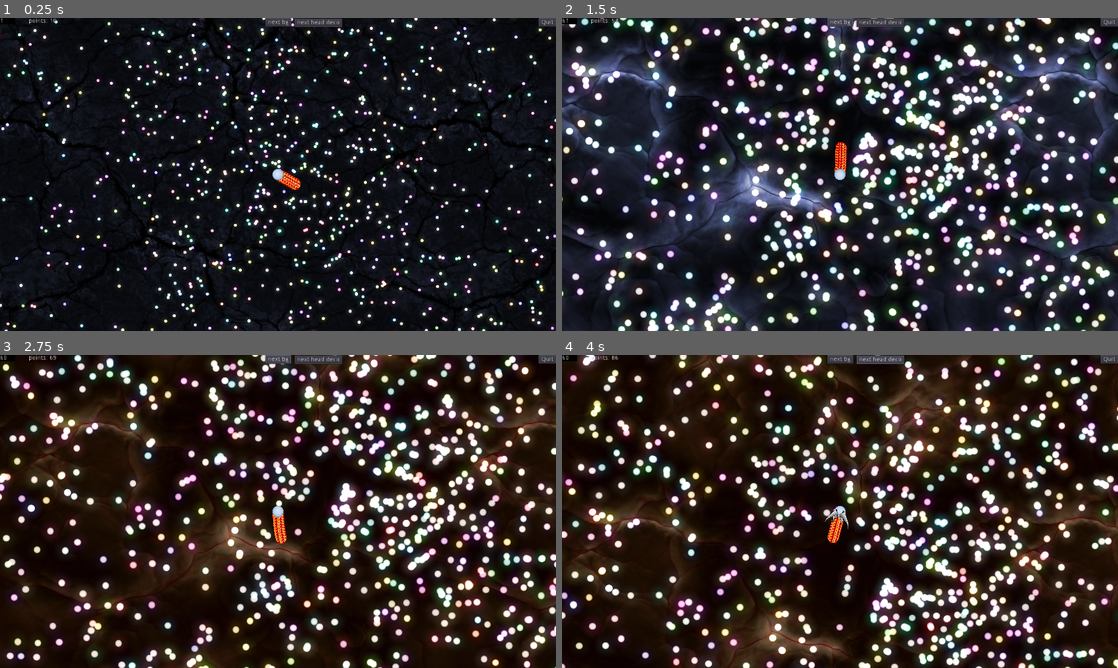
Above: before the commit, frames 1-4 (two rows, left to right).
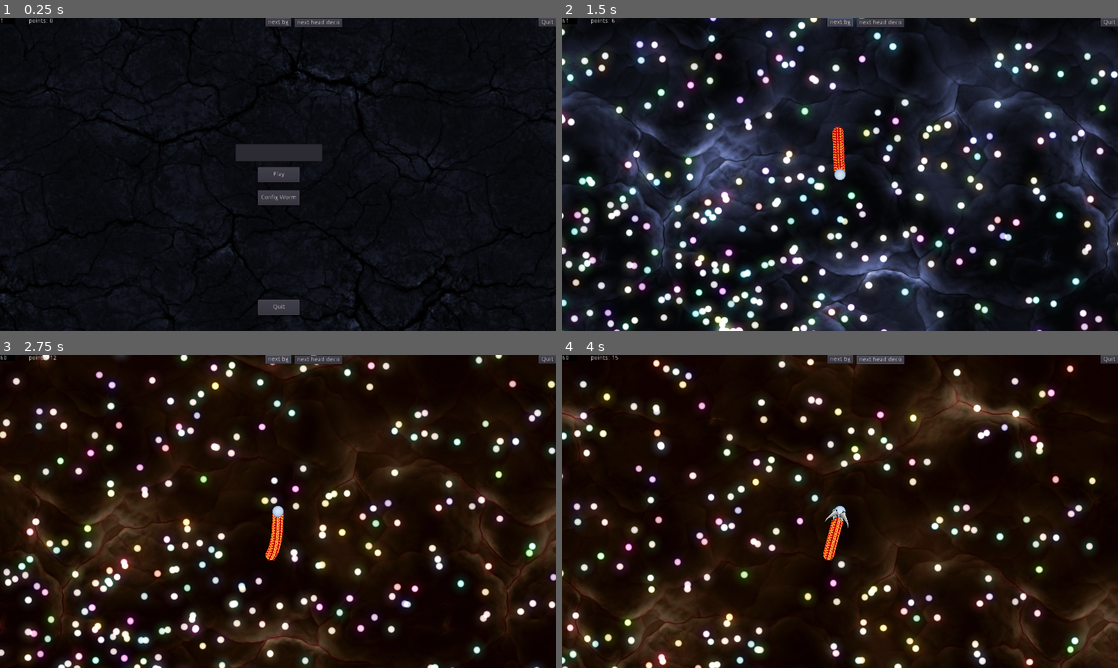
Above: after the commit, the same moments.

Repository: PostPollux/wriggly-worms
Game: Godot game, scene res://game.tscn
The game is run twice, just before and just after one commit, with the same random seed, the same clock (stepped at 60 frames per second) and the same inputs. The engine's default icon, where the game draws it, is replaced by a stand-in: a white triangle on a blue panel in a dark square.
Inputs (mouse positions are in pixels of both pictures, inside the frame that each line leads up to):
- Up to frame 1 (0.25 s): no input
- Up to frame 2 (1.5 s): click (840, 196) at 0.5 s, where only the run after the commit has a clickable "Config Worm"; click "next bg" at 1.25 s
- Up to frame 3 (2.75 s): click "next bg" at 2 s
- Up to frame 4 (4 s): click "next head deco" at 2.75 s; click "next head deco" at 3.5 s

The runs differ from the first frame. In frame 1, 11% of the frame differs, in the area x 0-100%, y 0-100%; in frame 2, 54%; in frame 3, 44%; in frame 4, 44%.

Commit message:
bunch of changes
- Added a main menu
- worms now drop food with turbo and shrink
- fixes and refactoring

Diff:
--- a/Debug/DebugOverlay.gd
+++ b/Debug/DebugOverlay.gd
@@ -14,7 +14,7 @@
 # Called every frame. 'delta' is the elapsed time since the previous frame.
 func _process(delta: float) -> void:
 	FPSLabel.text = String(Engine.get_frames_per_second())
-	points.text = String(GameManager.Game.get_node("Worm").worm_points)
+	points.text = String(GameManager.current_points)
 
 
 func _on_Button_pressed() -> void:
@@ -26,4 +26,4 @@
 
 
 func _on_Button3_pressed() -> void:
-	GameManager.Game.get_node("Worm/Head/Sprite/DecoSwitcher").activate_next()
+	GameManager.own_worm.get_node("Head/Sprite/DecoSwitcher").activate_next()
--- a/GameManager.gd
+++ b/GameManager.gd
@@ -3,9 +3,14 @@
 ### PRELOAD RESOURCES
 var FoodRes = preload("res://Food/GlowingFood.tscn")
 var SegmentRes = preload("res://Worms/Segment.tscn")
+var WormRes = preload("res://Worms/Worm.tscn")
 
 
-var points : int = 20
+var current_points : int = 20
+var game_running : bool = false
+
+
+var own_worm : Node2D
 
 var Game : wriggly_worms
 
@@ -17,3 +22,9 @@
 
 	# set Game varibale
 	Game = get_tree().root.get_node("Game")
+
+
+
+func _process(delta: float) -> void:
+	if is_instance_valid(own_worm):
+		current_points = own_worm.worm_points
--- /dev/null
+++ b/Gui/GUI.tscn
@@ -0,0 +1,17 @@
+[gd_scene load_steps=2 format=2]
+
+[ext_resource path="res://Gui/MainMenu.tscn" type="PackedScene" id=1]
+
+[node name="GUI" type="Control"]
+anchor_right = 1.0
+anchor_bottom = 1.0
+margin_left = 1.99561
+margin_top = -0.104828
+margin_right = 1.99561
+margin_bottom = -0.104858
+mouse_filter = 2
+__meta__ = {
+"_edit_use_anchors_": false
+}
+
+[node name="MainMenu" parent="." instance=ExtResource( 1 )]
--- /dev/null
+++ b/Gui/MainMenu.gd
@@ -0,0 +1,29 @@
+extends Control
+
+class_name WWMainMenu
+
+# Declare member variables here. Examples:
+# var a: int = 2
+# var b: String = "text"
+
+
+# Called when the node enters the scene tree for the first time.
+func _ready() -> void:
+	pass # Replace with function body.
+
+
+# Called every frame. 'delta' is the elapsed time since the previous frame.
+#func _process(delta: float) -> void:
+#	pass
+
+
+func _on_Play_Button_pressed() -> void:
+	GameManager.game_running = true
+	GameManager.Game.Map.generate_initial_food(1000)
+	GameManager.Game.Map.add_worm_at_random_position()
+
+	self.visible = false
+
+
+func _on_Exit_Button_pressed() -> void:
+	get_tree().quit()
--- /dev/null
+++ b/Gui/MainMenu.tscn
@@ -0,0 +1,70 @@
+[gd_scene load_steps=2 format=2]
+
+[ext_resource path="res://Gui/MainMenu.gd" type="Script" id=1]
+
+[node name="MainMenu" type="Control"]
+anchor_right = 1.0
+anchor_bottom = 1.0
+mouse_filter = 2
+script = ExtResource( 1 )
+__meta__ = {
+"_edit_use_anchors_": false
+}
+
+[node name="Play Button" type="Button" parent="."]
+anchor_left = 0.5
+anchor_top = 0.5
+anchor_right = 0.5
+anchor_bottom = 0.5
+margin_left = -48.0
+margin_top = -17.0
+margin_right = 48.0
+margin_bottom = 18.0
+text = "Play"
+__meta__ = {
+"_edit_use_anchors_": false
+}
+
+[node name="Config Button" type="Button" parent="."]
+anchor_left = 0.5
+anchor_top = 0.5
+anchor_right = 0.5
+anchor_bottom = 0.5
+margin_left = -48.0
+margin_top = 36.0735
+margin_right = 48.0
+margin_bottom = 71.0735
+text = "Config Worm"
+__meta__ = {
+"_edit_use_anchors_": false
+}
+
+[node name="Exit Button" type="Button" parent="."]
+anchor_left = 0.5
+anchor_top = 1.0
+anchor_right = 0.5
+anchor_bottom = 1.0
+margin_left = -48.0
+margin_top = -71.5543
+margin_right = 48.0
+margin_bottom = -36.5543
+text = "Quit"
+__meta__ = {
+"_edit_use_anchors_": false
+}
+
+[node name="TextEdit" type="TextEdit" parent="."]
+anchor_left = 0.5
+anchor_top = 0.5
+anchor_right = 0.5
+anchor_bottom = 0.5
+margin_left = -100.0
+margin_top = -70.0
+margin_right = 100.0
+margin_bottom = -30.0
+__meta__ = {
+"_edit_use_anchors_": false
+}
+[connection signal="pressed" from="Play Button" to="." method="_on_Play_Button_pressed"]
+[connection signal="pressed" from="Config Button" to="." method="_on_Play_Button_pressed"]
+[connection signal="pressed" from="Exit Button" to="." method="_on_Exit_Button_pressed"]
--- a/Map/Map.gd
+++ b/Map/Map.gd
@@ -7,6 +7,7 @@
 ### ONREADY VARIABLES
 onready var MapSwitcher = $MapSwitcher
 onready var AllFood : Node2D = $"AllFood"
+onready var Worms : Node2D = $"Worms"
 
 ### EXPORTED VARIABLES
 
@@ -18,7 +19,7 @@
 
 # Called when the node enters the scene tree for the first time.
 func _ready() -> void:
-	generate_initial_food(2000)
+	pass
 
 
 
@@ -39,6 +40,13 @@
 			add_food_at_random_position_square()
 
 		iterator = (iterator + 1) % 2
+
+
+func add_food_at_position(points : int, position : Vector2):
+	var Food = GameManager.FoodRes.instance()
+	Food.points = points
+	Food.position = self.position + position
+	AllFood.add_child(Food)
 
 
 # Distribution is not even. There will be more food in the middle then on the periphery
@@ -67,3 +75,19 @@
 func remove_all_food() -> void:
 	for child in AllFood.get_children():
 		child.queue_free()
+
+
+func remove_all_worms() -> void:
+	for Worm in Worms.get_children():
+		Worm.queue_free()
+
+
+func add_worm_at_random_position() -> void:
+
+	var Worm = GameManager.WormRes.instance()
+
+	var random_direction_vector : Vector2 = Vector2(randf() * 2 - 1, randf() * 2 - 1).normalized()
+
+	Worm.position = self.position + random_direction_vector * (randf() * (map_size / 3))
+
+	Worms.add_child(Worm)
--- a/Map/Map.tscn
+++ b/Map/Map.tscn
@@ -81,3 +81,5 @@
 region_rect = Rect2( 0, 0, 30000, 30000 )
 
 [node name="AllFood" type="Node2D" parent="."]
+
+[node name="Worms" type="Node2D" parent="."]
--- /dev/null
+++ b/Worms/ConfigWorm.gd
@@ -0,0 +1,21 @@
+extends Node2D
+
+class_name WWConfigWorm
+
+onready var WormToConfig = $"Worm"
+
+
+
+# Called when the node enters the scene tree for the first time.
+func _ready() -> void:
+
+	# remove the worm so it does not use any processing power
+	self.remove_child(WormToConfig)
+
+
+func show_worm() -> void:
+	self.add_child(WormToConfig)
+
+
+func hide_config_worm() -> void:
+	self.remove_child(WormToConfig)
--- /dev/null
+++ b/Worms/ConfigWorm.tscn
@@ -0,0 +1,13 @@
+[gd_scene load_steps=3 format=2]
+
+[ext_resource path="res://Worms/ConfigWorm.gd" type="Script" id=1]
+[ext_resource path="res://Worms/Worm.tscn" type="PackedScene" id=2]
+
+[node name="ConfigWorm" type="Node2D"]
+script = ExtResource( 1 )
+
+[node name="Worm" parent="." instance=ExtResource( 2 )]
+worm_start_segments = 50
+worm_scale = 2.0
+default_speed = 1.0
+camera_offset = Vector2( -300, 0 )
--- a/Worms/Head.gd
+++ b/Worms/Head.gd
@@ -6,7 +6,8 @@
 var last_movement_vector : Vector2
 var desired_movement_vector : Vector2
 
-var config_time : float = 0.0
+var running_time : float = 0.0
+var drop_time : float = 0.0
 
 
 
@@ -27,6 +28,8 @@
 
 	if is_instance_valid(Worm):
 
+		running_time += delta
+
 		match Worm.control_mode:
 
 			# controlled by you
@@ -36,19 +39,23 @@
 				var cam_zoom : float = 1 + (Worm.current_scale - 1) * 0.2
 				camera.zoom = Vector2(cam_zoom, cam_zoom)
 
-				if Input.is_action_pressed("turbo"):
+				if Input.is_action_pressed("turbo") and Worm.worm_points > 20:
+					drop_time += delta
 					current_speed = min(current_speed + Worm.acceleration, Worm.turbo_speed)
+					if drop_time > Worm.turbo_drop_interval:
+						drop_time = 0.0
+						Worm.drop_food_on_turbo()
 				else:
 					current_speed = max(current_speed - Worm.acceleration, Worm.default_speed)
 
 
-				desired_movement_vector = (get_global_mouse_position() - self.position ).normalized()
+				desired_movement_vector = (get_global_mouse_position() - self.global_position ).normalized()
 
 				var calculated_movement_vector : Vector2 = (last_movement_vector + ((Worm.default_worm_flexibility / Worm.current_scale *2) * 0.01  ) * desired_movement_vector).normalized()
 
 				last_movement_vector = calculated_movement_vector
 
-				self.look_at(self.position + calculated_movement_vector)
+				self.look_at(self.global_position + calculated_movement_vector)
 				self.position += calculated_movement_vector * current_speed
 
 				emit_signal("update_next_segment", last_movement_vector * -1)
@@ -56,7 +63,7 @@
 
 			# the movement the worm makes in the config menu
 			"config":
-				config_time += delta
+
 				self.scale = Vector2(Worm.current_scale, Worm.current_scale)
 				var cam_zoom : float = 1 + (Worm.current_scale - 1) * 0.2
 				camera.zoom = Vector2(cam_zoom, cam_zoom)
@@ -64,7 +71,7 @@
 				current_speed = max(current_speed - Worm.acceleration, Worm.default_speed)
 
 
-				desired_movement_vector = (Vector2 (10, sin(config_time * 2) * 4)).normalized()
+				desired_movement_vector = (Vector2 (10, sin(running_time * 2) * 4)).normalized()
 
 				var calculated_movement_vector : Vector2 = (last_movement_vector + ((Worm.default_worm_flexibility / Worm.current_scale *2) * 0.01  ) * desired_movement_vector).normalized()
 
--- a/Worms/Worm.gd
+++ b/Worms/Worm.gd
@@ -2,8 +2,8 @@
 
 
 
-var worm_points : float = 10
-export var worm_start_segments : int = 10
+var worm_points : float = 0
+export var worm_start_segments : int = 15
 export var worm_segment_distance : float = 6
 export var worm_3d_rotate_effect : bool = true
 
@@ -12,8 +12,11 @@
 export var turbo_speed : float = 9
 export var acceleration : float = 0.2
 export var default_worm_flexibility : float = 5
+export var turbo_drop_interval : float = 0.2
 
 export var camera_offset : Vector2 = Vector2(0,0)
+
+signal just_died
 
 # Control mode
 # player: controlled by you
@@ -35,25 +38,40 @@
 	current_scale = worm_scale
 	LastSegment = Head
 
+	if control_mode == "player":
+		GameManager.own_worm = self
+
 	for i in range(0, worm_start_segments):
 		add_segment()
 
 
 func eat_points(points : int) -> void:
 
-	if control_mode != "config":
-		worm_points += points
+	worm_points += points
 
-		worm_scale = 1 + float(worm_points) / 3500
+	worm_scale = 1 + float(worm_points) / 3500
 
-		ScaleTween.interpolate_property(self, "current_scale", current_scale, worm_scale,2.0,Tween.TRANS_CUBIC,Tween.EASE_OUT)
-		ScaleTween.start()
+	ScaleTween.interpolate_property(self, "current_scale", current_scale, worm_scale,2.0,Tween.TRANS_CUBIC,Tween.EASE_OUT)
+	ScaleTween.start()
 
-		var needed_segments = (worm_points / 10) / max(worm_scale, 1)
+	var needed_segments = (worm_points / 10) / max(worm_scale, 1)
 
-		if needed_segments > current_segment_count:
-			for i in range(0, needed_segments - current_segment_count):
-				add_segment()
+	if needed_segments + worm_start_segments > current_segment_count :
+		add_segment()
+
+
+func drop_food_on_turbo() -> void:
+	var food_value : int = int(worm_scale)
+	worm_points -= food_value
+	GameManager.Game.Map.add_food_at_position(food_value, LastSegment.global_position)
+
+	var needed_segments = (worm_points /10) / max(worm_scale, 1)
+
+	if current_segment_count > needed_segments + worm_start_segments:
+		var SegmentToDelete = LastSegment
+		LastSegment = LastSegment.PreviousSegment
+		current_segment_count -= 1
+		SegmentToDelete.queue_free()
 
 
 
@@ -79,6 +97,11 @@
 
 	LastSegment = Segment
 
-# Called every frame. 'delta' is the elapsed time since the previous frame.
-#func _process(delta: float) -> void:
-#	pass
+
+
+
+
+
+func die() -> void:
+	emit_signal("just_died")
+	self.queue_free()
--- a/game.gd
+++ b/game.gd
@@ -3,6 +3,8 @@
 class_name wriggly_worms
 
 onready var Map : WWMap = $"Map"
+onready var MainMenu : WWMainMenu = $"CanvasLayer/GUI/MainMenu"
+onready var ConfigWorm : WWConfigWorm = $"ConfigWorm"
 
 
 # Called when the node enters the scene tree for the first time.
@@ -10,6 +12,13 @@
 	pass # Replace with function body.
 
 
+
+func back_to_main_menu() -> void:
+	MainMenu.visible = true
+
+
+
+
 # Called every frame. 'delta' is the elapsed time since the previous frame.
 #func _process(delta: float) -> void:
 #	pass
--- a/game.tscn
+++ b/game.tscn
@@ -1,17 +1,20 @@
-[gd_scene load_steps=5 format=2]
+[gd_scene load_steps=6 format=2]
 
 [ext_resource path="res://Debug/DebugOverlay.tscn" type="PackedScene" id=1]
-[ext_resource path="res://Worms/Worm.tscn" type="PackedScene" id=2]
 [ext_resource path="res://game.gd" type="Script" id=3]
 [ext_resource path="res://Map/Map.tscn" type="PackedScene" id=4]
+[ext_resource path="res://Gui/GUI.tscn" type="PackedScene" id=5]
+[ext_resource path="res://Worms/ConfigWorm.tscn" type="PackedScene" id=6]
 
 [node name="Game" type="Node"]
 script = ExtResource( 3 )
 
 [node name="Map" parent="." instance=ExtResource( 4 )]
 
-[node name="Worm" parent="." instance=ExtResource( 2 )]
+[node name="ConfigWorm" parent="." instance=ExtResource( 6 )]
 
 [node name="CanvasLayer" type="CanvasLayer" parent="."]
 
 [node name="DebugOverlay" parent="CanvasLayer" instance=ExtResource( 1 )]
+
+[node name="GUI" parent="CanvasLayer" instance=ExtResource( 5 )]
--- a/project.godot
+++ b/project.godot
@@ -13,6 +13,16 @@
 "class": "NodeSwitcher2D",
 "language": "GDScript",
 "path": "res://NodeSwitcher2D.gd"
+}, {
+"base": "Node2D",
+"class": "WWConfigWorm",
+"language": "GDScript",
+"path": "res://Worms/ConfigWorm.gd"
+}, {
+"base": "Control",
+"class": "WWMainMenu",
+"language": "GDScript",
+"path": "res://Gui/MainMenu.gd"
 }, {
 "base": "Node2D",
 "class": "WWMap",
@@ -31,6 +41,8 @@
 } ]
 _global_script_class_icons={
 "NodeSwitcher2D": "",
+"WWConfigWorm": "",
+"WWMainMenu": "",
 "WWMap": "",
 "WormSegment": "",
 "wriggly_worms": ""
